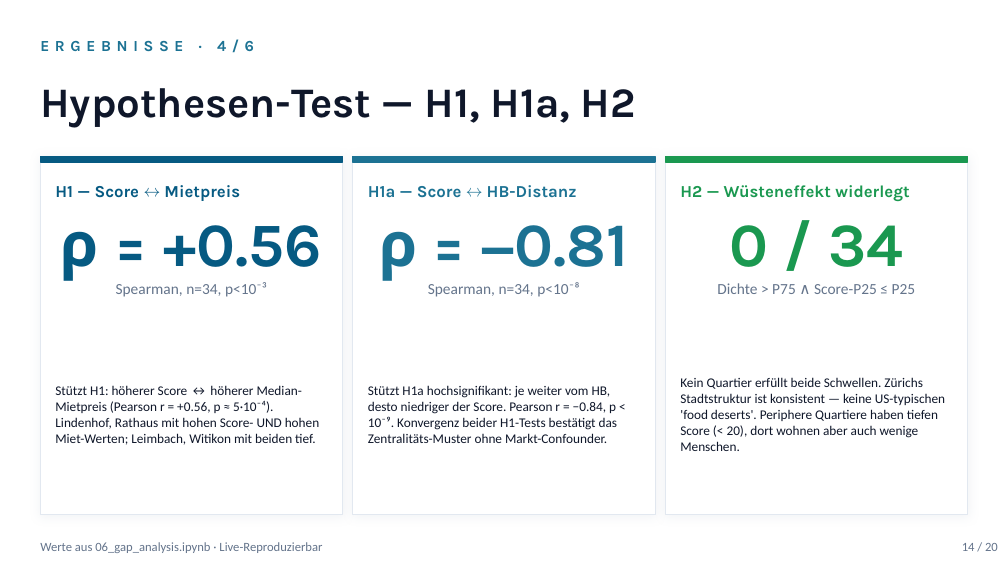
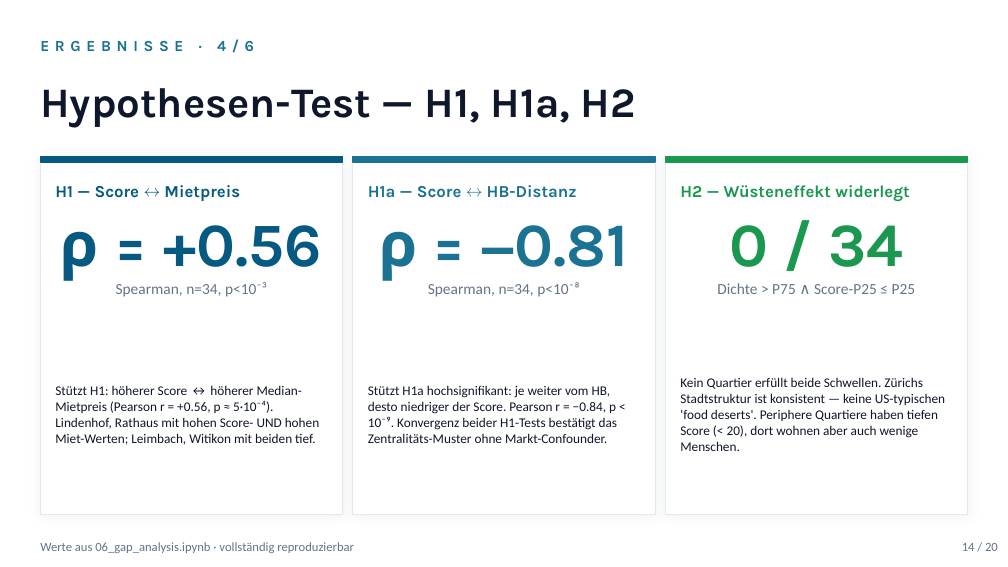
Before and after one commit to sanirmem/zh15min, a slide deck: slide 14 of reports/zh15min_slides.pptx. Drawn at 1008x567 pixels with LibreOffice and Linux fonts; fonts in the diff are those of the drawing. Boxes give left, top, right and bottom in pixels: in the first picture for what was removed or moved away, otherwise in the second. Text is boxed around its words. In the diff, an @@ line names an element or a change of style, - is before the commit and + after.

Commit message:
slides 4/12/14/20: visuelle Sprache an neutrales Skript angeglichen
Nach Slide 8 jetzt auch die übrigen Pitch-Marker und Live-Demo-Reste aus dem Deck entfernt:

* Slide 4: 'harten Wertfaktor' → 'Relevanz als Wertfaktor'; Intro 'ist heute Leitbild' → 'ist in der Stadtplanung etabliert' (matched script wording)

* Slide 12: 'ragen wie Wolkenkratzer' → 'erscheinen erhöht'; 'Live-Demo via PostGIS' → 'PostGIS-Anbindung'; 'neue POIs lassen sich live einsetzen, Score reagiert dynamisch' → 'Layer-Zugriff auf zh15min.score — bei Änderungen der Datenbasis aktualisiert sich die Darstellung'

* Slide 14: Footer 'Live-Reproduzierbar' → 'vollständig reproduzierbar'

* Slide 20: Ausblick-Item 'Dynamisches Re-Scoring bei neuem POI (QGIS-Live-Demo)' → '... via QGIS' (letzte Live-Demo-Referenz im Deck)

Final-Sweep über alle 20 Slides bestätigt 0 Treffer auf Pitch-/Live-Demo-Marker. Skript unverändert. PPTX + PDF neu generiert.

```diff
--- a/reports/zh15min_slides.pptx
+++ b/reports/zh15min_slides.pptx
@@ text at [40, 542, 354, 553]: text changed @@
-Werte aus 06_gap_analysis.ipynb · Live-Reproduzierbar
+Werte aus 06_gap_analysis.ipynb · vollständig reproduzierbar
```
Also in this commit, not shown: 3 other slides changed, 2 other files.
